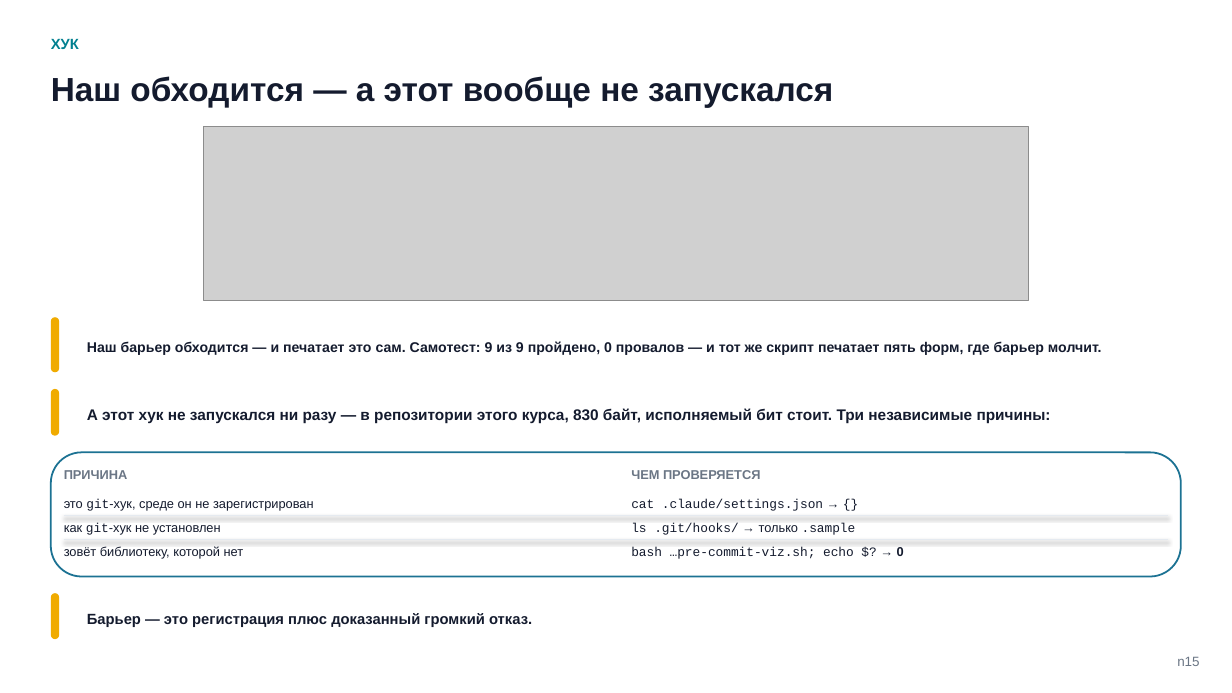
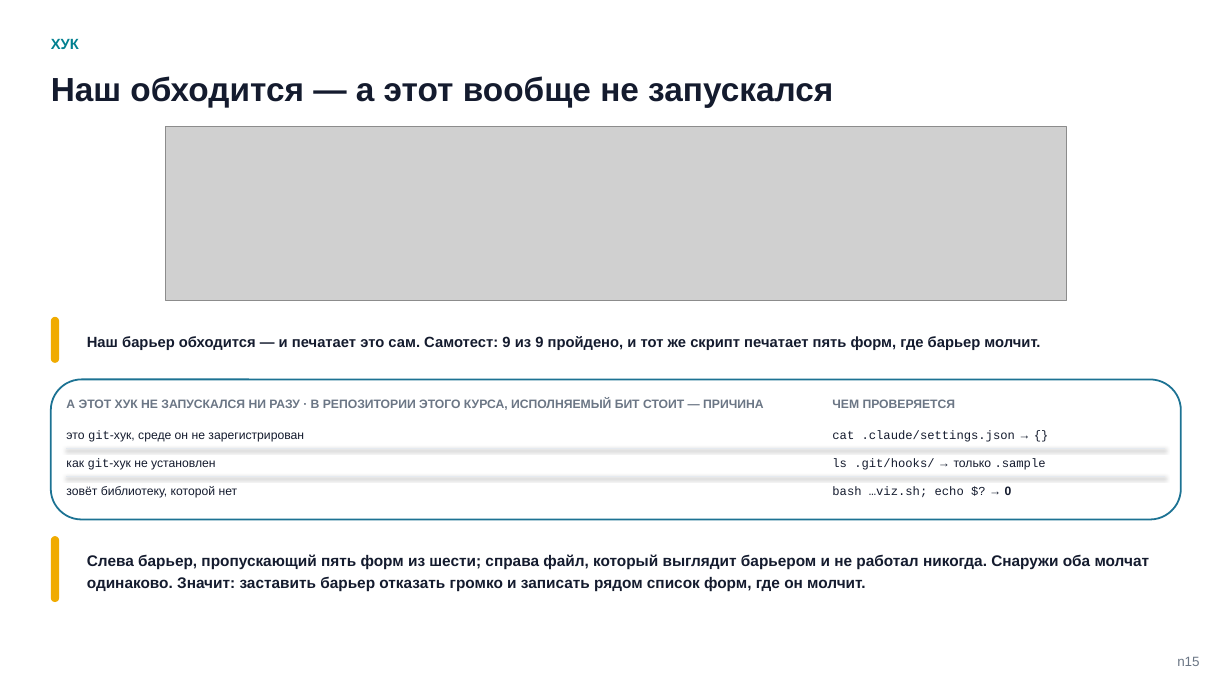
Before and after one commit to tellina-study/AI-usage-lessons, a slide deck: slide 15 of library/seminars/sem-05/rendered/sem-05-n.pptx. Drawn at 1232x693 pixels with LibreOffice and Linux fonts; fonts in the diff are those of the drawing; grey boxes stand for pictures. Boxes give left, top, right and bottom in pixels: in the first picture for what was removed or moved away, otherwise in the second. Text is boxed around its words. In the diff, an @@ line names an element or a change of style, - is before the commit and + after.

```diff
--- a/library/seminars/sem-05/rendered/sem-05-n.pptx
+++ b/library/seminars/sem-05/rendered/sem-05-n.pptx
@@ picture: place and size @@
-picture at (203, 127, 1028, 300)
+picture at (165, 127, 1067, 300)
@@ rounded rectangle: place and size @@
-rounded rectangle at (51, 317, 59, 372)
+rounded rectangle at (51, 317, 59, 363)
@@ text at (87, 335, 1040, 350): text changed; size 11 to 11.5 pt @@
-Наш барьер обходится — и печатает это сам. Самотест: 9 из 9 пройдено, 0 провалов — и тот же скрипт печатает пять форм, где барьер молчит.
+Наш барьер обходится — и печатает это сам. Самотест: 9 из 9 пройдено, и тот же скрипт печатает пять форм, где барьер молчит.
@@ rounded rectangle: place and size @@
-rounded rectangle at (51, 453, 1181, 577)
+rounded rectangle at (51, 380, 1181, 520)
@@ rounded rectangle at (51, 380, 1181, 520): proportions changed @@
@@ rounded rectangle removed at (51, 389, 59, 436) @@
@@ text at (66, 399, 763, 410): text changed; size 12 to 9.5 pt; text colour #141B2E to #6B7685 @@
-А этот хук не запускался ни разу — в репозитории этого курса, 830 байт, исполняемый бит стоит. Три независимые причины:
+А ЭТОТ ХУК НЕ ЗАПУСКАЛСЯ НИ РАЗУ · В РЕПОЗИТОРИИ ЭТОГО КУРСА, ИСПОЛНЯЕМЫЙ БИТ СТОИТ — ПРИЧИНА
@@ text "А ЭТОТ ХУК НЕ ЗАПУСКАЛСЯ ..." at (66, 399, 763, 410): vertical alignment middle to top @@
@@ text "ЧЕМ ПРОВЕРЯЕТСЯ": place and size @@
-text "ЧЕМ ПРОВЕРЯЕТСЯ" at (631, 470, 760, 479)
+text "ЧЕМ ПРОВЕРЯЕТСЯ" at (832, 399, 956, 408)
@@ text "ЧЕМ ПРОВЕРЯЕТСЯ" at (832, 399, 956, 408): size 10 to 9.5 pt @@
@@ text "как git-хук не установлен": place and size @@
-text "как git-хук не установлен" at (64, 523, 221, 535)
+text "как git-хук не установлен" at (66, 459, 215, 470)
@@ text "это git-хук, среде он не ...": place and size @@
-text "это git-хук, среде он не ..." at (64, 499, 314, 511)
+text "это git-хук, среде он не ..." at (66, 431, 304, 442)
@@ line moved from (64, 540) - (1168, 540) to (67, 448) - (1165, 448) @@
@@ size 10 to 9.5 pt; line spacing 1.04 to 1.09 in 5 elements at (66, 486, 238, 498), (66, 459, 215, 470), (66, 431, 304, 442), (832, 459, 1046, 470), (832, 431, 1015, 442) @@
@@ text "ls .git/hooks/ → только .sample": place and size @@
-text "ls .git/hooks/ → только .sample" at (631, 523, 856, 535)
+text "ls .git/hooks/ → только .sample" at (832, 459, 1046, 470)
@@ text "cat .claude/settings.json → {}": place and size @@
-text "cat .claude/settings.json → {}" at (631, 499, 823, 511)
+text "cat .claude/settings.json → {}" at (832, 431, 1015, 442)
@@ text removed at (64, 470, 128, 479) @@
-ПРИЧИНА
@@ text "зовёт библиотеку, которой нет": place and size @@
-text "зовёт библиотеку, которой нет" at (64, 546, 244, 559)
+text "зовёт библиотеку, которой нет" at (66, 486, 238, 498)
@@ line moved from (64, 516) - (1168, 516) to (67, 476) - (1165, 476) @@
@@ text at (832, 486, 1012, 497): text changed; size 10 to 9.5 pt @@
-bash …pre-commit-viz.sh; echo $? → 0
+bash …viz.sh; echo $? → 0
@@ rounded rectangle: place and size @@
-rounded rectangle at (51, 593, 59, 640)
+rounded rectangle at (51, 536, 59, 602)
@@ text added at (87, 554, 1150, 592), 12 pt, text #141B2E, bold @@
+Слева барьер, пропускающий пять форм из шести; справа файл, который выглядит барьером и не работал никогда. Снаружи оба молчат одинаково. Значит: заставить барьер отказать громко и записать рядом список форм, где он молчит.
@@ text removed at (87, 613, 532, 627) @@
-Барьер — это регистрация плюс доказанный громкий отказ.
```
Also in this commit, not shown: 13 other slides changed, 4 slides added, 4 slides removed, 28 other files.
